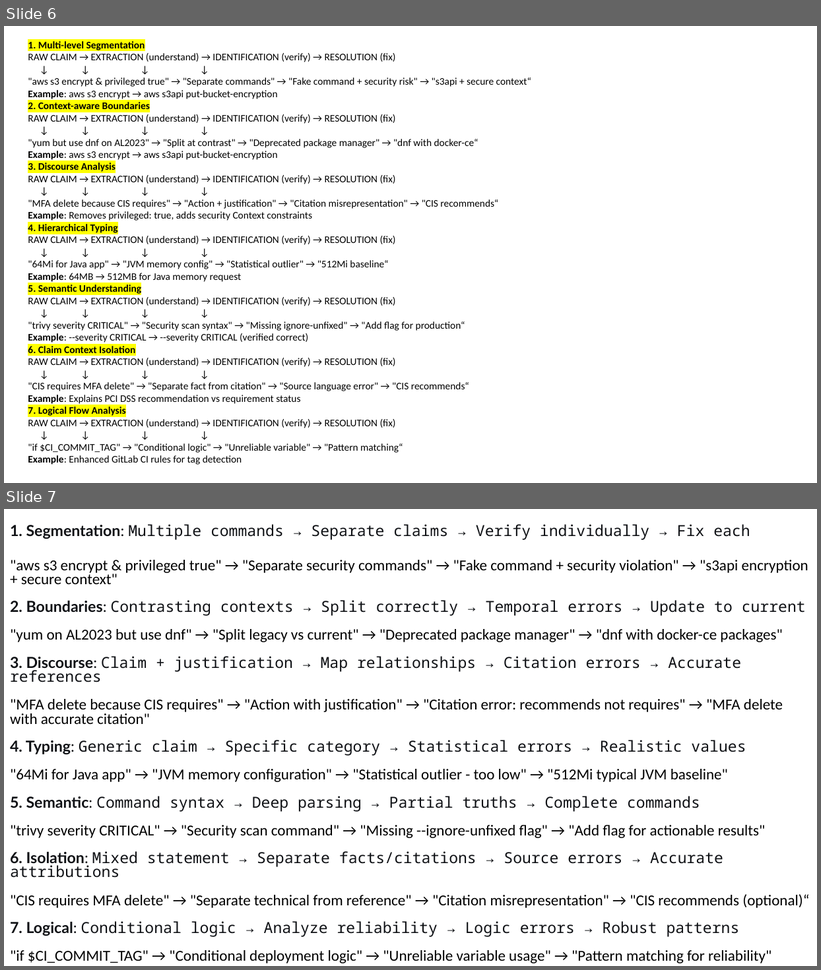
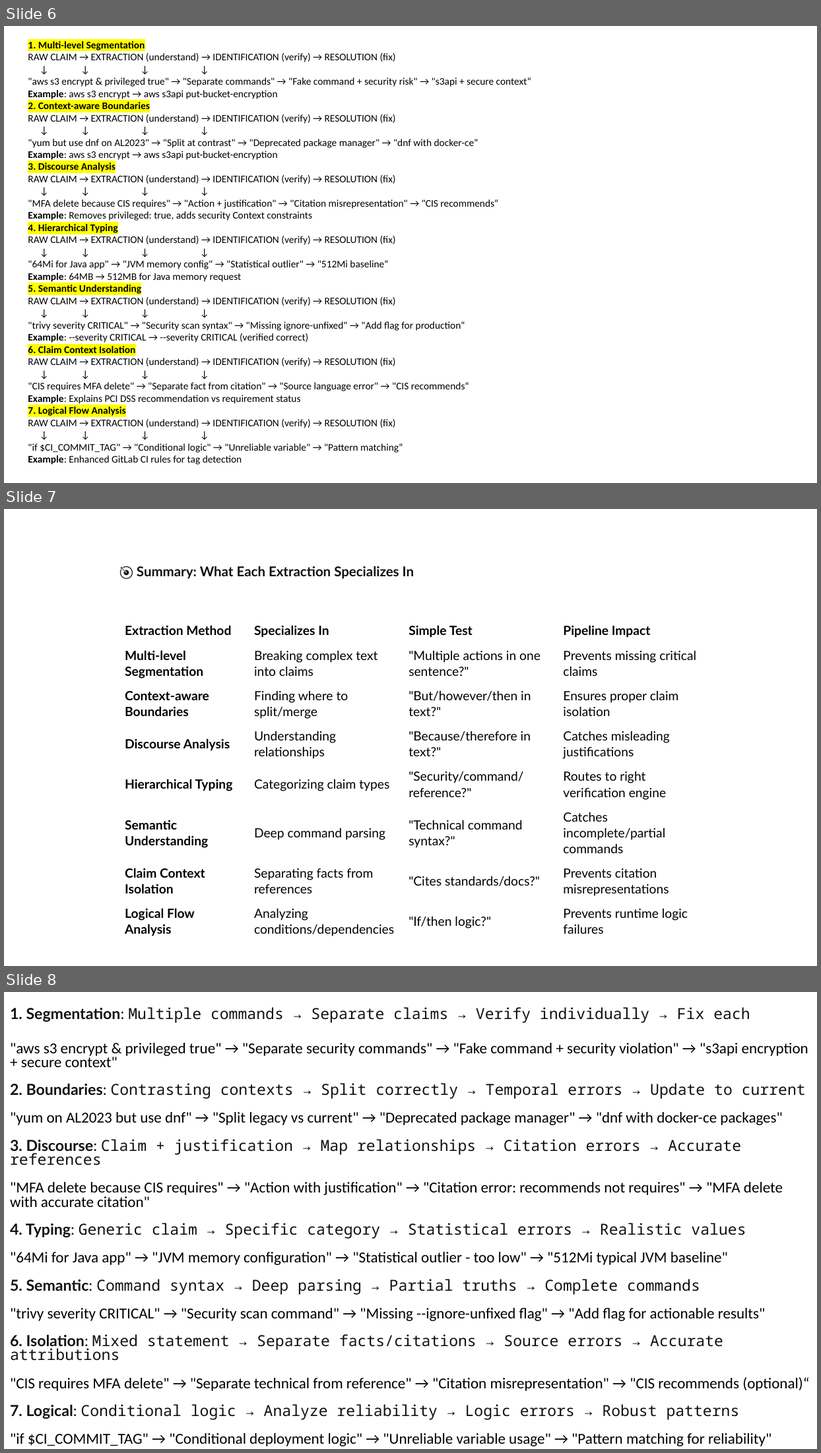
Before and after one commit to KamleshKG/hello_world_app, a slide deck: VeriFactAI-Presentation.pptx. Shown one above the other, each under a label of ours: slides 6 and 7 before the commit, slides 6, 7 and 8 after it. The pictures are 821x970 and 821x1453 pixels, drawn with LibreOffice and Linux fonts; fonts in the diff are those of the drawing. Boxes give left, top, right and bottom in pixels: in the first picture for what was removed or moved away, otherwise in the second. Text is boxed around its words. In the diff, an @@ line names an element or a change of style, - is before the commit and + after.

Commit message:
simplefile

```diff
--- a/VeriFactAI-Presentation.pptx
+++ b/VeriFactAI-Presentation.pptx
@@ slide 7 added at bbox=[4, 509, 817, 966], background #FFFFFF @@
@@ text added at bbox=[137, 566, 415, 579], 16 pt, text #0F1115, bold @@
+🎯 Summary: What Each Extraction Specializes In
@@ table added at bbox=[120, 618, 710, 939], 8 rows, 4 columns @@
+Extraction Method | Specializes In | Simple Test | Pipeline Impact
+Multi-level Segmentation | Breaking complex text into claims | "Multiple actions in one sentence?" | Prevents missing critical claims
+Context-aware Boundaries | Finding where to split/merge | "But/however/then in text?" | Ensures proper claim isolation
+Discourse Analysis | Understanding relationships | "Because/therefore in text?" | Catches misleading justifications
+Hierarchical Typing | Categorizing claim types | "Security/command/reference?" | Routes to right verification engine
+Semantic Understanding | Deep command parsing | "Technical command syntax?" | Catches incomplete/partial commands
+Claim Context Isolation | Separating facts from references | "Cites standards/docs?" | Prevents citation misrepresentations
+Logical Flow Analysis | Analyzing conditions/dependencies | "If/then logic?" | Prevents runtime logic failures
@@ what was slide 7 is now slide 8 @@
```
Also in this commit, not shown: 2 other files.
